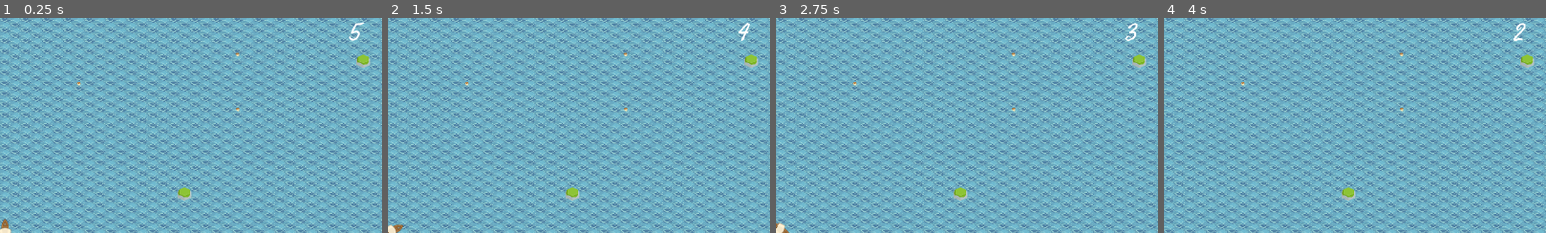
Above: before the commit, frames 1-4 (left to right).
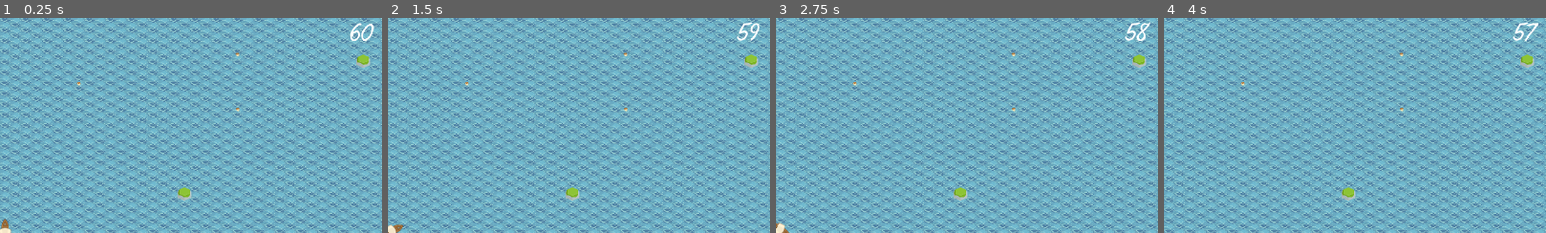
Above: after the commit, the same moments.

Repository: Coffin-Likker/CalmBeforeTheStorm
Game: Godot game, scene res://scenes/main.tscn
The game is run twice, just before and just after one commit, with the same random seed, the same clock (stepped at 60 frames per second) and the same inputs.
Inputs:
- Up to frame 1 (0.25 s): no input
- Up to frame 2 (1.5 s): tap Enter at 0.5 s; hold Right (ui_right) 0.53-1.28 s; hold Down (ui_down) from 1.28 s (still down)
- Up to frame 3 (2.75 s): tap Space at 2 s; release Down (ui_down) at 2.03 s; hold Right (ui_right) from 2.03 s (still down)
- Up to frame 4 (4 s): release Right (ui_right) at 2.78 s; hold Up (ui_up) 2.78-3.53 s; hold Left (ui_left) from 3.53 s (still down)
The pictures show only the part of the screen within x 49-99%, y 0-50%; the shares and areas given below are measured in that part.

The runs differ from the first frame. In frame 1, 0.2% of the frame differs, in the area x 91-98%, y 1-12%; in frame 2, 0.2%; in frame 3, 0.2%, in the area x 91-98%, y 1-11%; in frame 4, 0.2%.

Commit message:
dark cloud movement
cloud now moves across the screen when time runs out from left or right

Diff:
--- a/scenes/main.tscn
+++ b/scenes/main.tscn
@@ -190,7 +190,7 @@
 
 [node name="DeathCloud" parent="." instance=ExtResource("6_qxlp8")]
 z_index = 6
-position = Vector2(-1166, -81)
+position = Vector2(-1316, -53)
 
 [editable path="GameManager"]
 [editable path="Player"]
--- a/scripts/constants.gd
+++ b/scripts/constants.gd
@@ -9,7 +9,7 @@
 var current_state: GameState = GameState.PLAYING
 
 # Timer variables
-var time_left: float = 5.0
+var time_left: float = 60.0
 var timer_running: bool = false
 
 # Level generation variables
--- a/scripts/death_cloud.gd
+++ b/scripts/death_cloud.gd
@@ -3,15 +3,23 @@
 @export var cloud_speed = 100  # Adjust this value to change the cloud's speed
 var move_direction = Vector2.ZERO
 var is_moving = false
-var viewport_width = 0
+var screen_width = 0
 var cloud_width = 0
+var camera = Node2D
 
 func _ready():
 	# Hide the cloud initially
 	visible = false
 
-	# Get the viewport width
-	viewport_width = get_viewport_rect().size.x
+
+	camera = get_node("../Camera2D")
+	if not camera:
+		push_error("Camera2D not found. Make sure it's at the same level as the death cloud in the scene hierarchy.")
+		return
+
+	# Calculate the screen width based on the camera's zoom
+	var viewport_size = get_viewport_rect().size
+	screen_width = viewport_size.x / camera.zoom.x
 
 	# Calculate the cloud width
 	var used_rect = $Cloud_tilemap.get_used_rect()
@@ -38,19 +46,18 @@
 	var start_from_left = randf() > 0.5
 
 	if start_from_left:
-		position.x = -cloud_width
-		print(position.x)
+		position.x = camera.get_screen_center_position().x - (screen_width / 2) - cloud_width
 		move_direction = Vector2.RIGHT
 	else:
-		position.x = viewport_width
-		print(position.x)
+		position.x = camera.get_screen_center_position().x + (screen_width / 2)
 		move_direction = Vector2.LEFT
 
 	# Set Y position to align the cloud vertically
 	position.y = -10
 
 func cloud_covers_screen() -> bool:
+	var screen_center_x = camera.get_screen_center_position().x
 	if move_direction == Vector2.RIGHT:
-		return position.x + cloud_width >= viewport_width
+		return position.x + cloud_width >= screen_center_x + (screen_width / 2) +10
 	else:
-		return position.x <= 0
+		return position.x <= screen_center_x - (screen_width / 2) -10
--- a/scripts/game_manager.gd
+++ b/scripts/game_manager.gd
@@ -2,6 +2,7 @@
 
 @onready var level_generator = $LevelGenerator
 @onready var death_cloud = $'../DeathCloud'
+
 
 func _ready():
 	Constants.score_label = $"../HUD/ScoreLabel"
